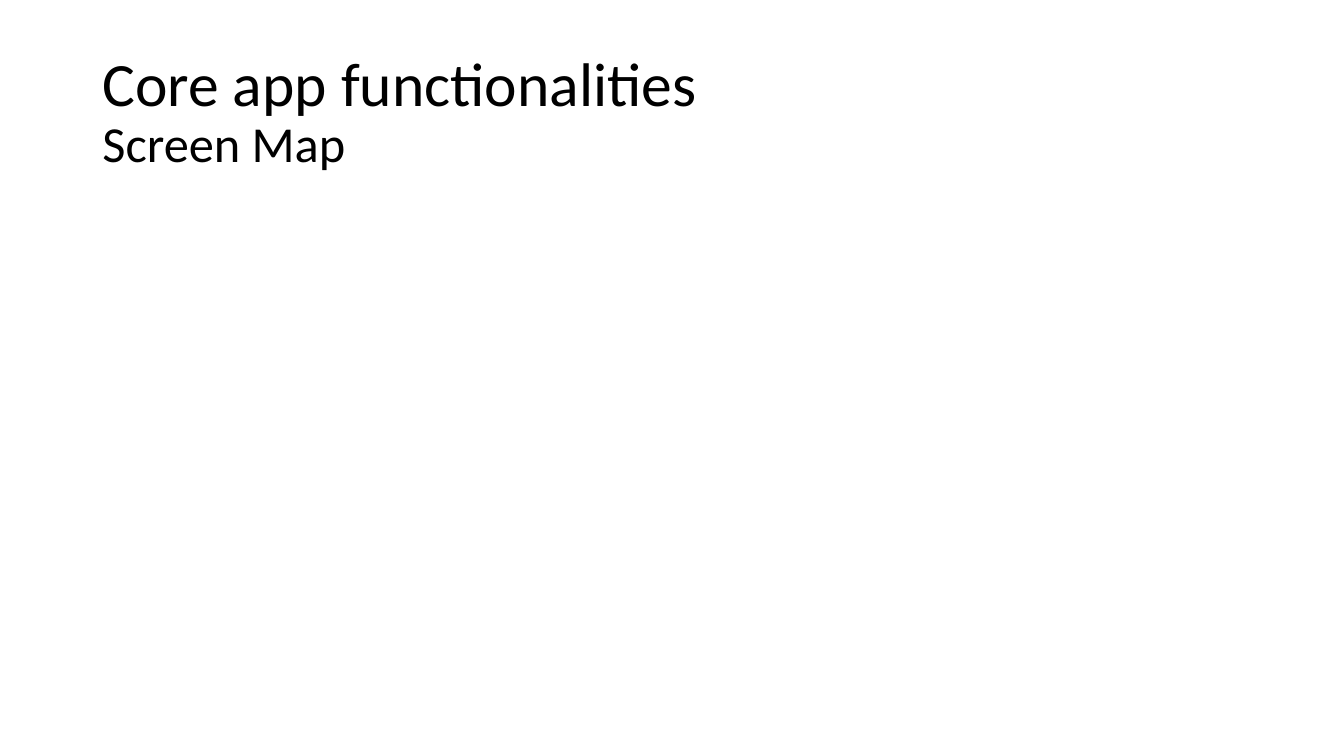
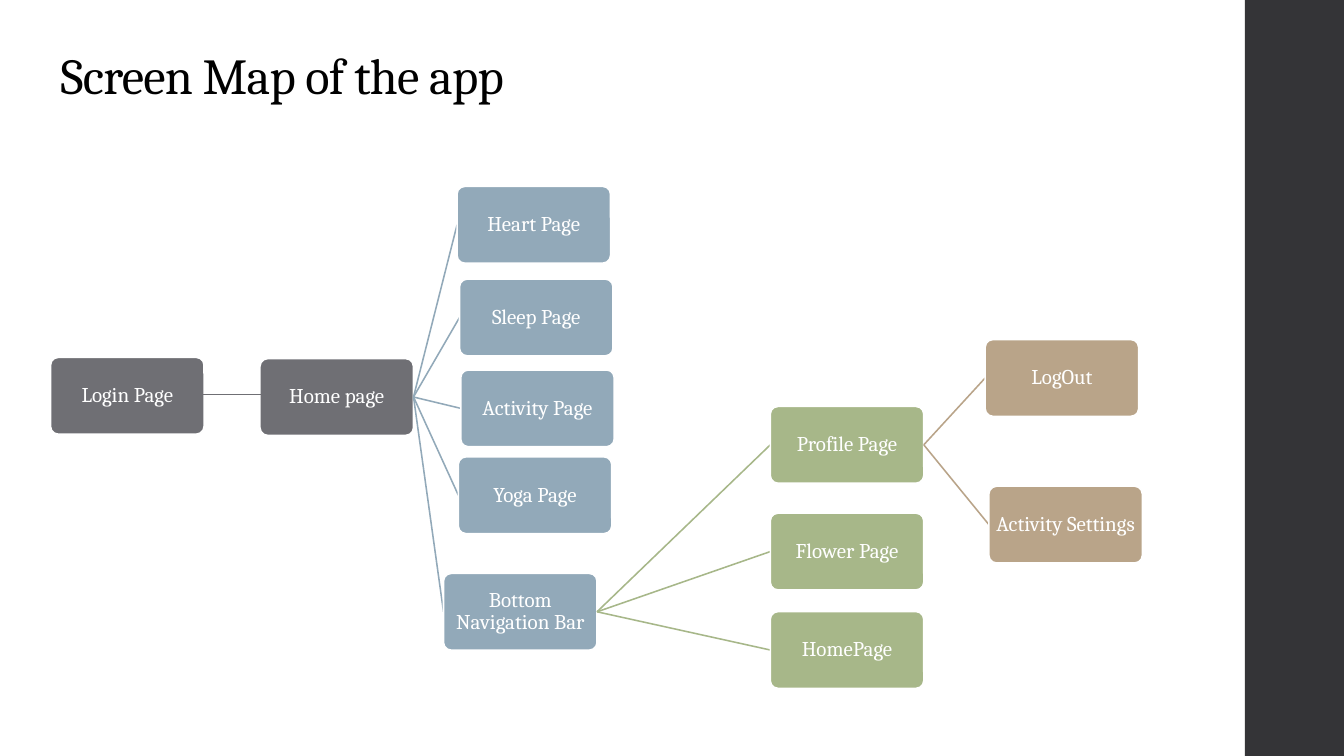
Before and after one commit to marilorena/ProgettoAppBWT, a slide deck: slide 5 of project_presentation.pptx. Drawn at 1344x756 pixels with LibreOffice and Linux fonts; fonts in the diff are those of the drawing. Boxes give left, top, right and bottom in pixels: in the first picture for what was removed or moved away, otherwise in the second. Text is boxed around its words. In the diff, an @@ line names an element or a change of style, - is before the commit and + after.

```diff
--- a/project_presentation.pptx
+++ b/project_presentation.pptx
@@ title "Screen Map of the app" at <box>61,58,504,105</box>: vertical alignment middle to bottom @@
@@ rectangle added at <box>1245,0,1344,756</box>, fill #353537 @@
@@ title at <box>61,58,504,105</box>: text changed; size 44 to 36 pt; font Calibri to Cambria @@
-Core app functionalities
-Screen Map
+Screen Map of the app
@@ line added from (203, 394) to (261, 394), #6F6F74 0.75 pt @@
@@ group added at <box>50,187,1142,689</box>: 12 rounded rectangles, 12 texts, 10 freeform shapes @@
+Login Page
+Home page
+Heart Page
+Sleep Page
+Activity Page
+Yoga Page
+Bottom Navigation Bar
+Profile Page
+LogOut
+Activity Settings
+Flower Page
+HomePage
```
Also in this commit, not shown: 15 other slides changed, 1 slide added, 1 slide removed.
